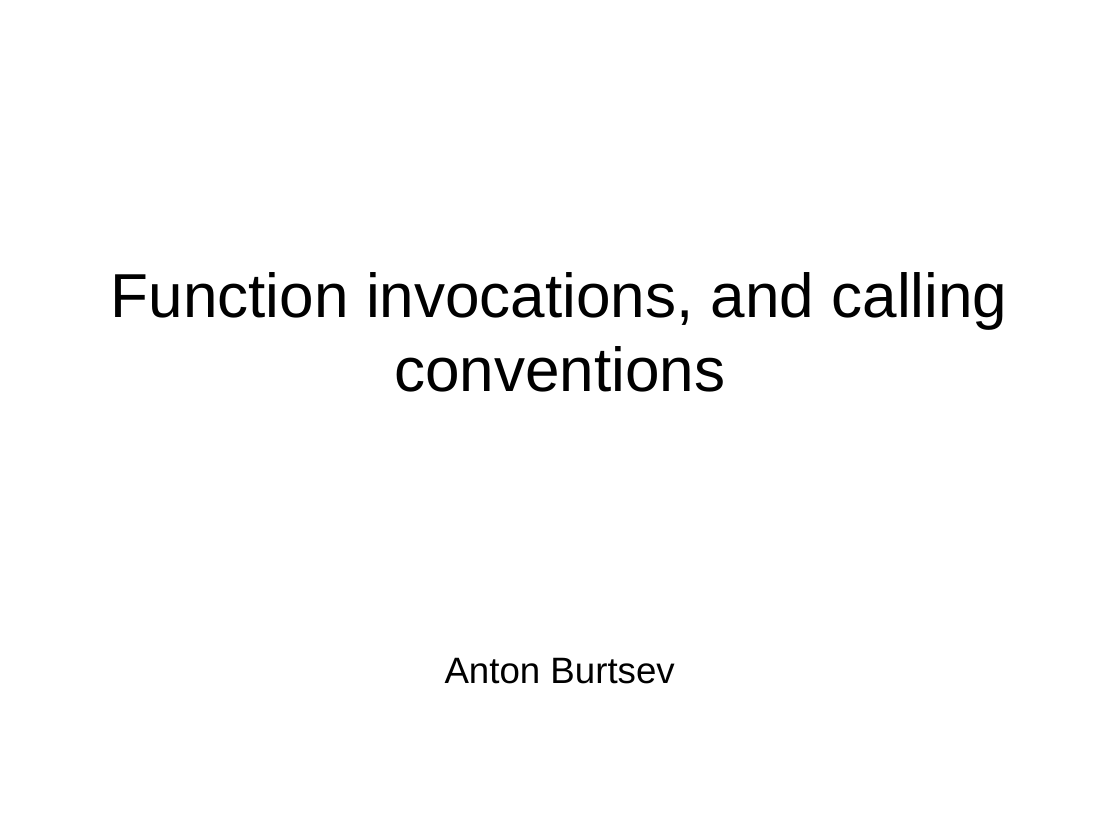
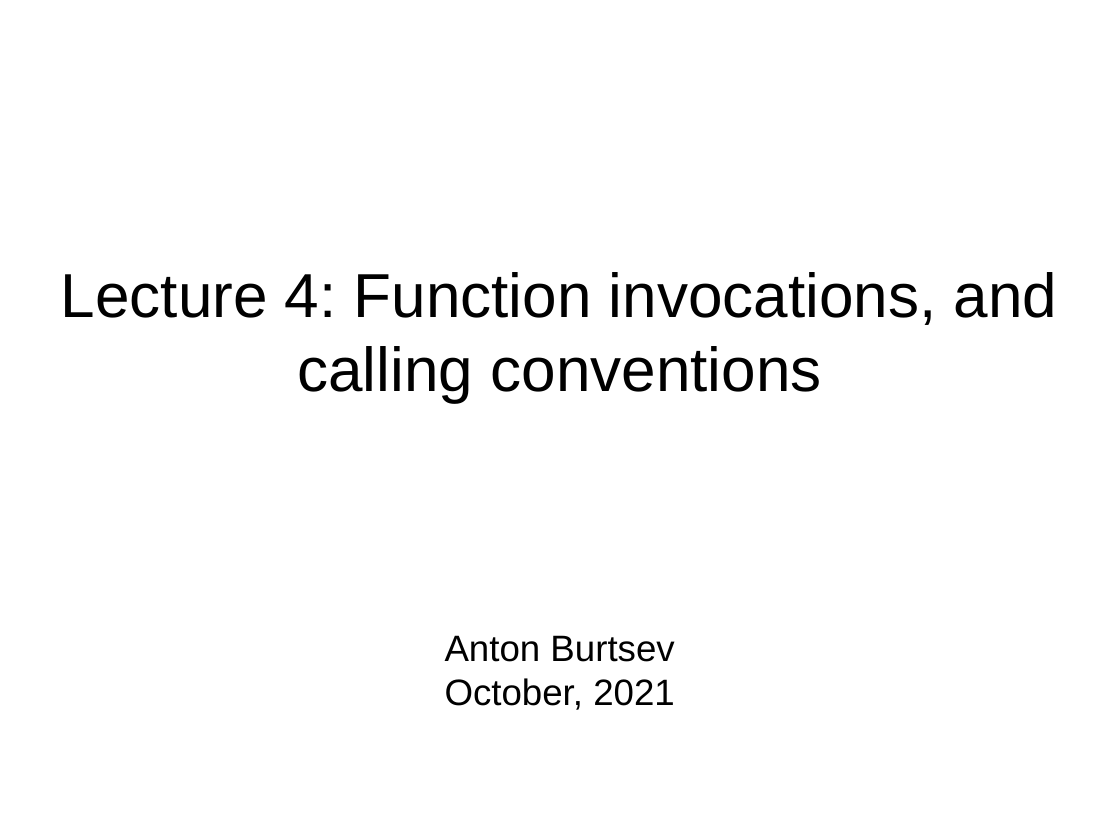
Before and after one commit to antonburtsev/cs5460, a slide deck: slide 1 of lectures/lecture04-calling-conventions/lecture04-calling-conventions.odp. Drawn at 1120x840 pixels with LibreOffice and Linux fonts; fonts in the diff are those of the drawing. Boxes give left, top, right and bottom in pixels: in the first picture for what was removed or moved away, otherwise in the second. Text is boxed around its words. In the diff, an @@ line names an element or a change of style, - is before the commit and + after.

Commit message:
Calling conventions lecture

```diff
--- a/lectures/lecture04-calling-conventions/lecture04-calling-conventions.odp
+++ b/lectures/lecture04-calling-conventions/lecture04-calling-conventions.odp
@@ title at box(61, 272, 1058, 403): text changed @@
-Function invocations, and calling conventions
+Lecture 4: Function invocations, and calling conventions
@@ subtitle at box(445, 678, 675, 710): paragraph added @@
+October, 2021
```
Also in this commit, not shown: 2 other files.
